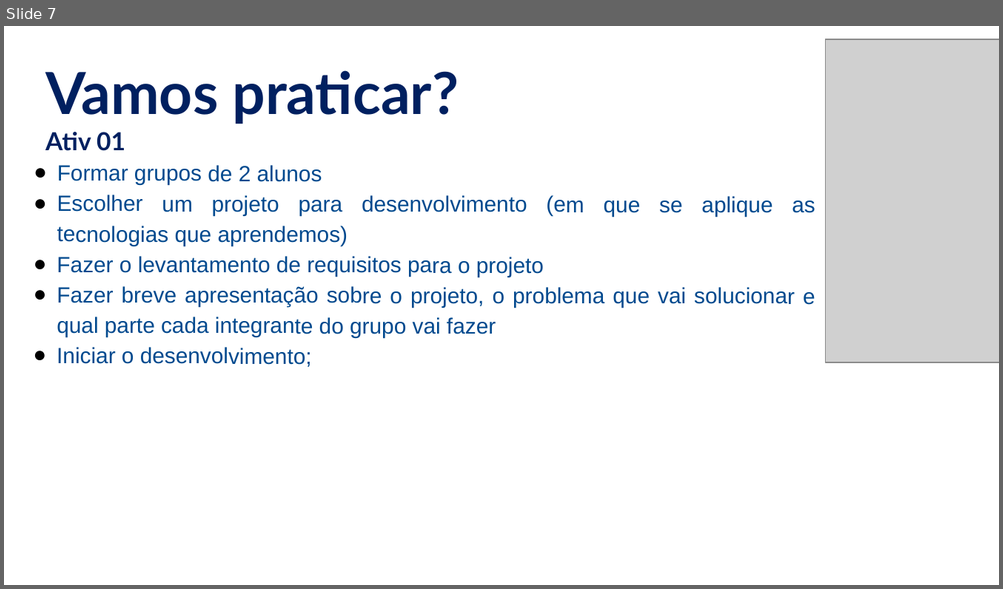
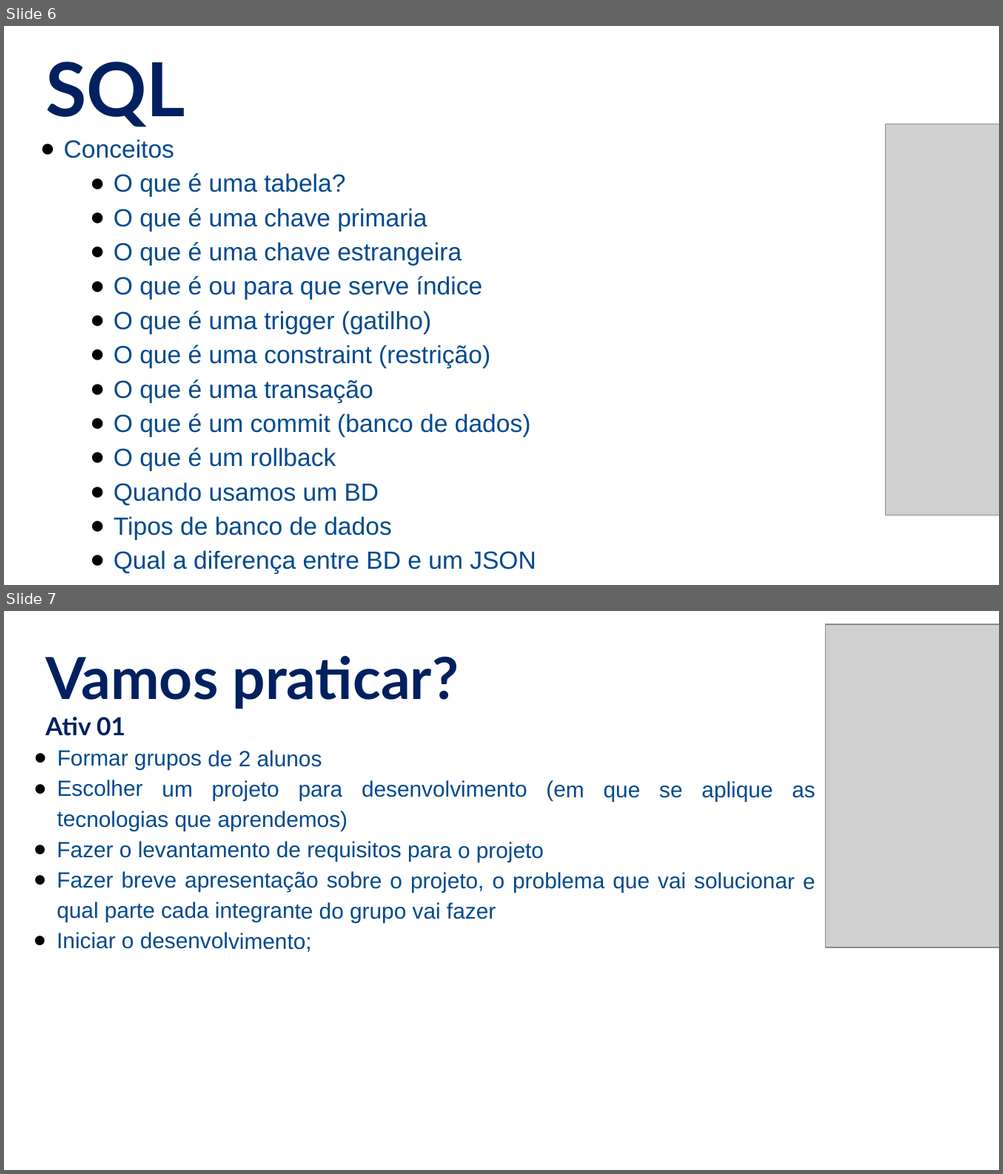
Before and after one commit to NaturalCoder/TI96, a slide deck: aula10/Aula10.pptx. Shown one above the other, each under a label of ours: slide 7 before the commit, slides 6 and 7 after it. The pictures are 1003x589 and 1003x1174 pixels, drawn with LibreOffice and Linux fonts; fonts in the diff are those of the drawing; grey boxes stand for pictures. Boxes give left, top, right and bottom in pixels: in the first picture for what was removed or moved away, otherwise in the second. Text is boxed around its words. In the diff, an @@ line names an element or a change of style, - is before the commit and + after.

```diff
--- a/aula10/Aula10.pptx
+++ b/aula10/Aula10.pptx
@@ slide 6 added at (4, 26, 999, 585), background #FFFFFF @@
@@ text added at (45, 62, 185, 127), 54 pt, text #002060, bold @@
+SQL
@@ picture added at (885, 124, 999, 517) @@
@@ text added at (64, 139, 536, 574), 18 pt, text #01498E @@
+● Conceitos
+  ● O que é uma tabela?
+  ● O que é uma chave primaria
+  ● O que é uma chave estrangeira
+  ● O que é ou para que serve índice
+  ● O que é uma trigger (gatilho)
+  ● O que é uma constraint (restrição)
+  ● O que é uma transação
+  ● O que é um commit (banco de dados)
+  ● O que é um rollback
+  ● Quando usamos um BD
+  ● Tipos de banco de dados
+  ● Qual a diferença entre BD e um JSON
```
Also in this commit, not shown: 2 slides changed, 3 other slides added, 7 slides removed, 1 other file.
